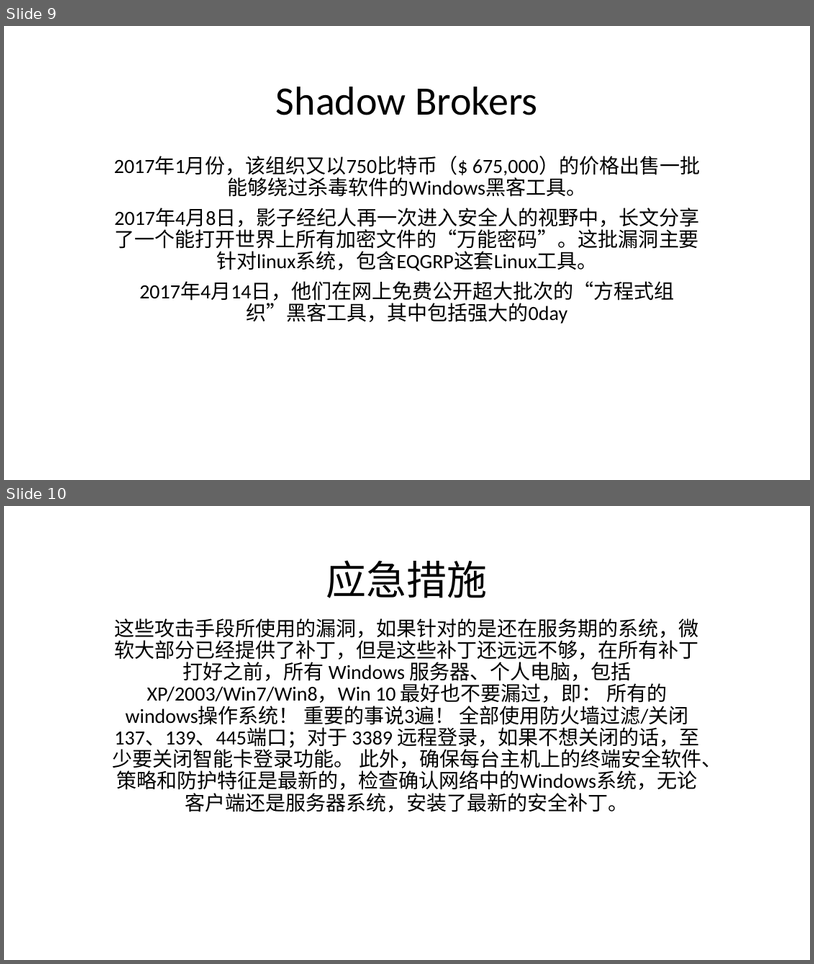
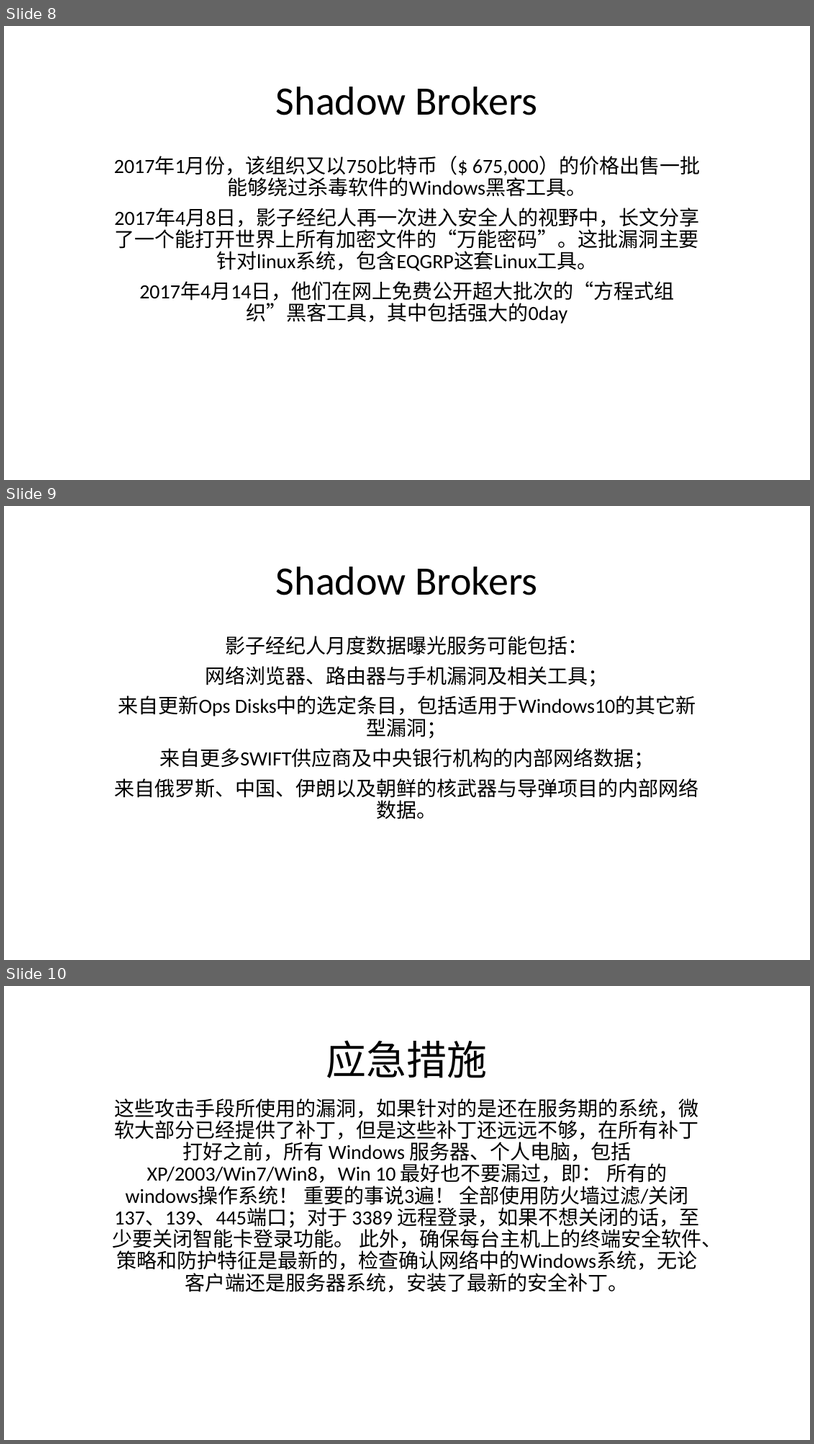
Before and after one commit to krzyty/ISTeamPresentation, a slide deck: 影子和方程式（周一林）/ppt（周一林）.pptx. Shown one above the other, each under a label of ours: slides 9 and 10 before the commit, slides 8, 9 and 10 after it. The pictures are 814x964 and 814x1444 pixels, drawn with LibreOffice and Linux fonts; fonts in the diff are those of the drawing. Boxes give left, top, right and bottom in pixels: in the first picture for what was removed or moved away, otherwise in the second. Text is boxed around its words. In the diff, an @@ line names an element or a change of style, - is before the commit and + after.

```diff
--- a/影子和方程式（周一林）/ppt（周一林）.pptx
+++ b/影子和方程式（周一林）/ppt（周一林）.pptx
@@ slide 9 added at box(4, 506, 810, 960), background #FFFFFF @@
@@ title added at box(276, 566, 538, 595), 48 pt, text #000000 @@
+Shadow Brokers
@@ subtitle added at box(115, 636, 700, 819), 24 pt, text #000000 @@
+影子经纪人月度数据曝光服务可能包括：
+网络浏览器、路由器与手机漏洞及相关工具；
+来自更新Ops Disks中的选定条目，包括适用于Windows10的其它新型漏洞；
+来自更多SWIFT供应商及中央银行机构的内部网络数据；
+来自俄罗斯、中国、伊朗以及朝鲜的核武器与导弹项目的内部网络数据。
@@ what was slide 9 is now slide 8 @@
```
Also in this commit, not shown: 1 slide removed.
